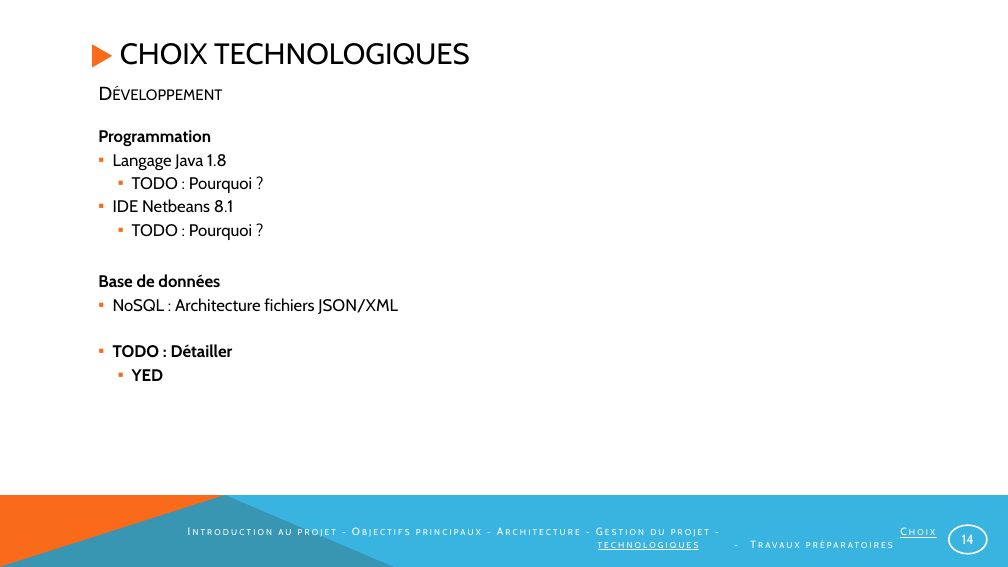
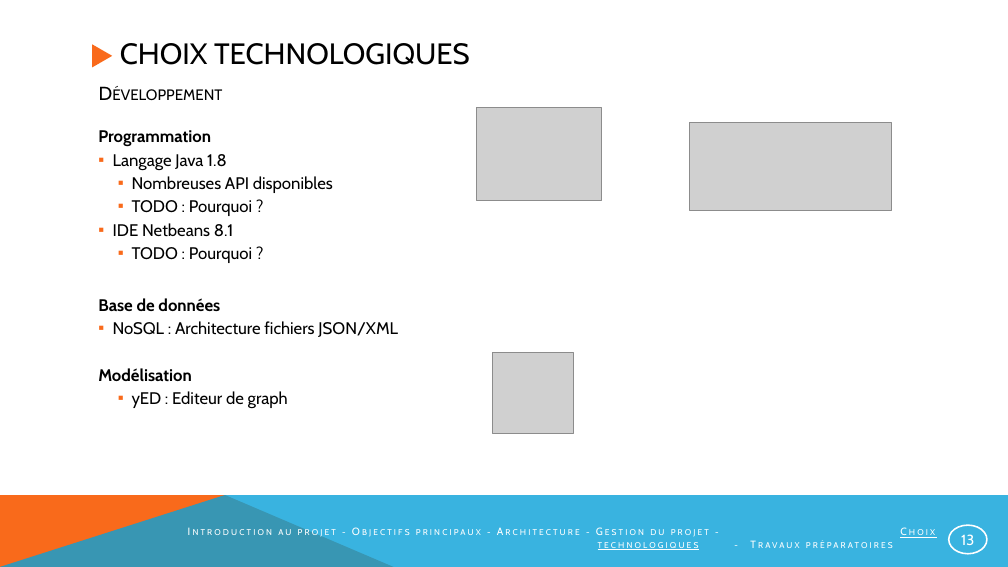
Before and after one commit to NotAVeryIntelligentSystem/NARVIS, a slide deck: slide 13 of Presentation/PrésentationNarvis_2.pptx (slide 14 before the commit). Drawn at 1008x567 pixels with LibreOffice and Linux fonts; fonts in the diff are those of the drawing; grey boxes stand for pictures. Boxes give left, top, right and bottom in pixels: in the first picture for what was removed or moved away, otherwise in the second. Text is boxed around its words. In the diff, an @@ line names an element or a change of style, - is before the commit and + after.

Commit message:
Mise à jour de la Présentation. Modification des User Stories +  Intégration du schéma InputOutput + Ajout d'images + Modification de la partie Gestion de Projet.

```diff
--- a/Presentation/PrésentationNarvis_2.pptx
+++ b/Presentation/PrésentationNarvis_2.pptx
@@ picture added at (x1=476, y1=107, x2=601, y2=201) @@
@@ picture added at (x1=690, y1=123, x2=891, y2=210) @@
@@ text at (x1=132, y1=176, x2=333, y2=193): paragraph added @@
+    ▪ Nombreuses API disponibles
@@ picture added at (x1=492, y1=352, x2=573, y2=433) @@
@@ text at (x1=98, y1=368, x2=288, y2=408): text changed; bold off @@
-  ▪ TODO : Détailler
-    ▪ YED
+  Modélisation
+    ▪ yED : Editeur de graph
@@ page number at (x1=961, y1=534, x2=974, y2=545): text changed; size 12.8 to 14 pt @@
-14
+13
```
Also in this commit, not shown: 9 other slides changed, 1 slide added, 2 slides removed.
